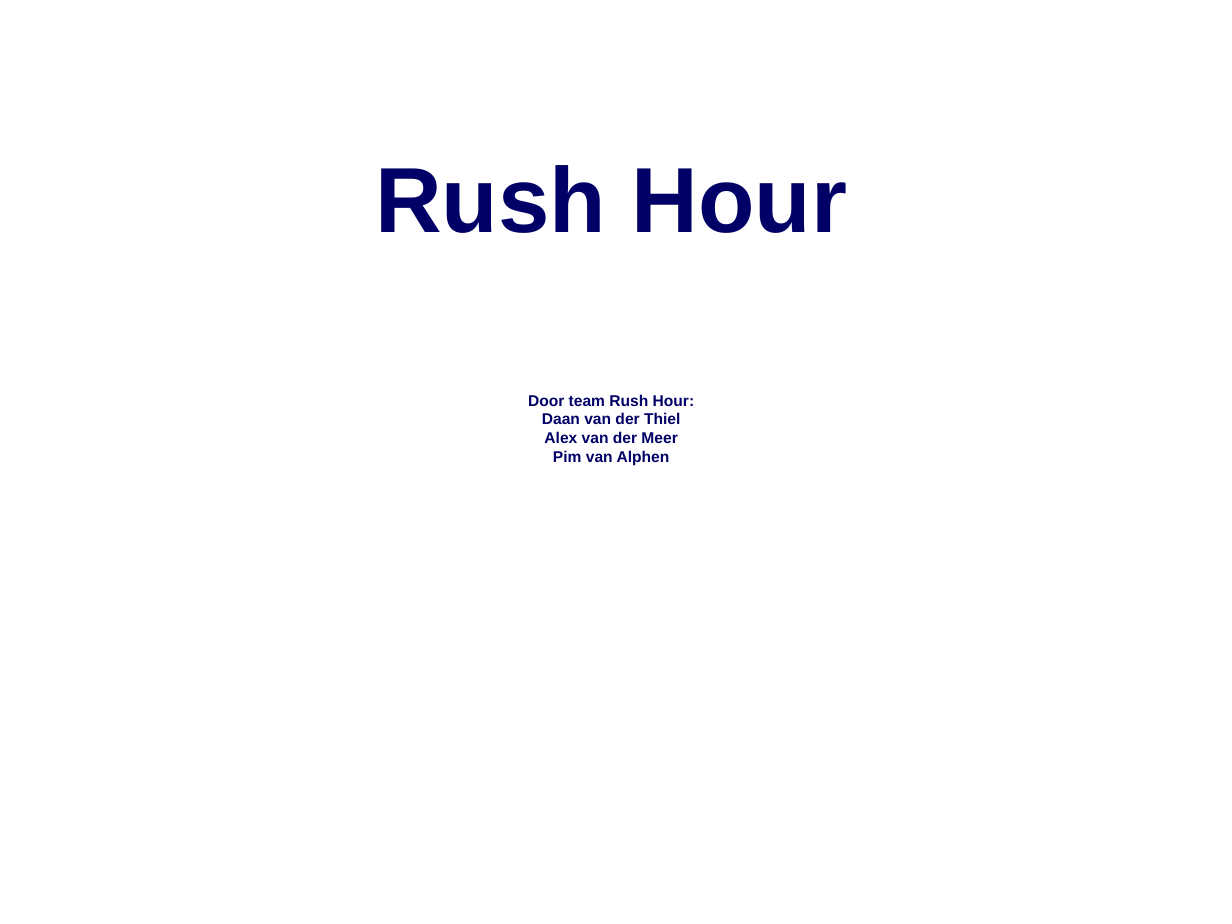
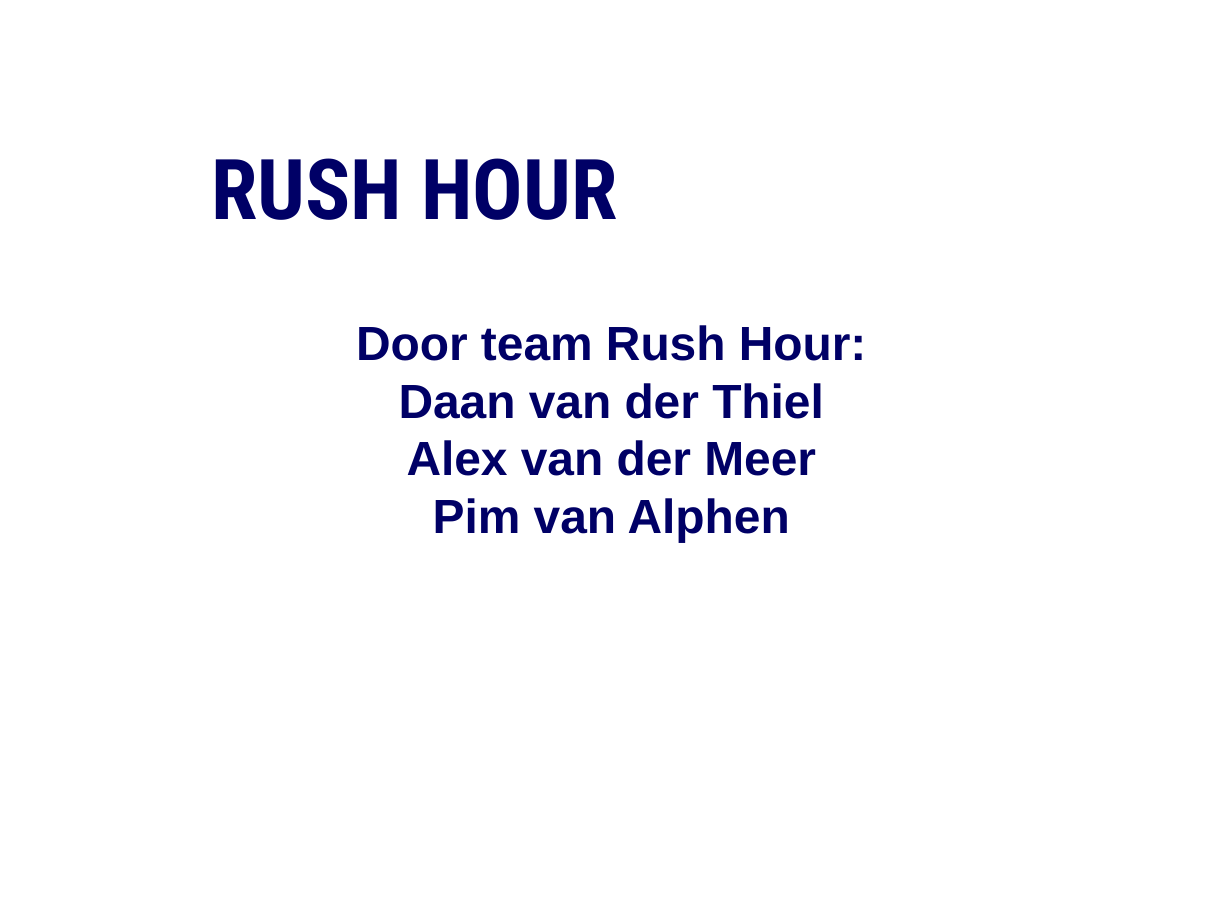
Before and after one commit to A-meerdervan/RushHourGit, a slide deck: slide 1 of eindpresentatie.ppt. Drawn at 1232x924 pixels with LibreOffice and Linux fonts; fonts in the diff are those of the drawing; background and template pictures are left out. Boxes give left, top, right and bottom in pixels: in the first picture for what was removed or moved away, otherwise in the second. Text is boxed around its words. In the diff, an @@ line names an element or a change of style, - is before the commit and + after.

```diff
--- a/eindpresentatie.ppt
+++ b/eindpresentatie.ppt
@@ title at <box>211,158,617,220</box>: text changed; size 54 to 49 pt; font Arial to Roboto Condensed @@
-Rush Hour
+RUSH HOUR
@@ text "Door team Rush Hour:" at <box>356,325,867,542</box>: size 9.1 to 28 pt @@
```
Also in this commit, not shown: 2 other slides changed, 9 slides added, 9 slides removed, 3 other files.
